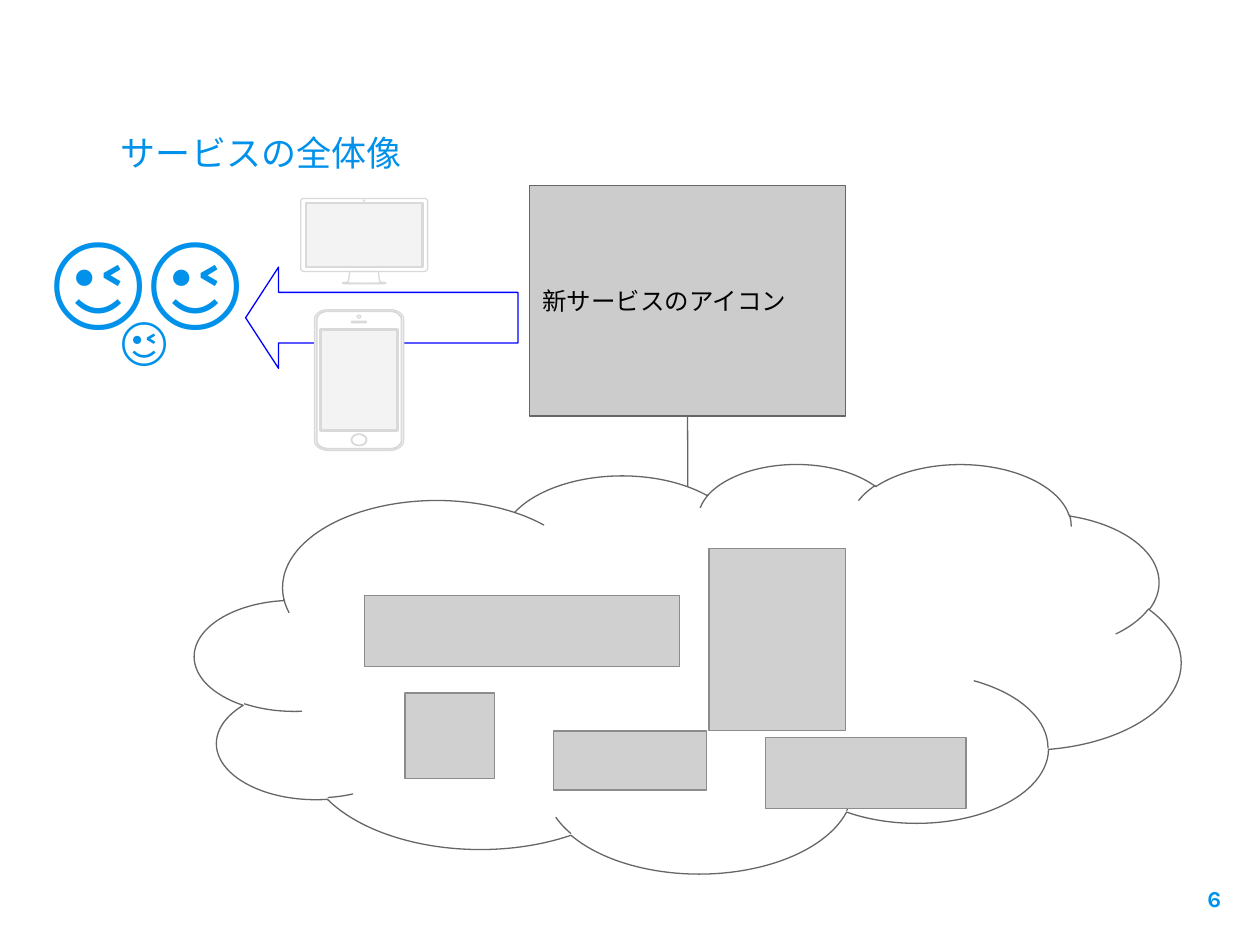
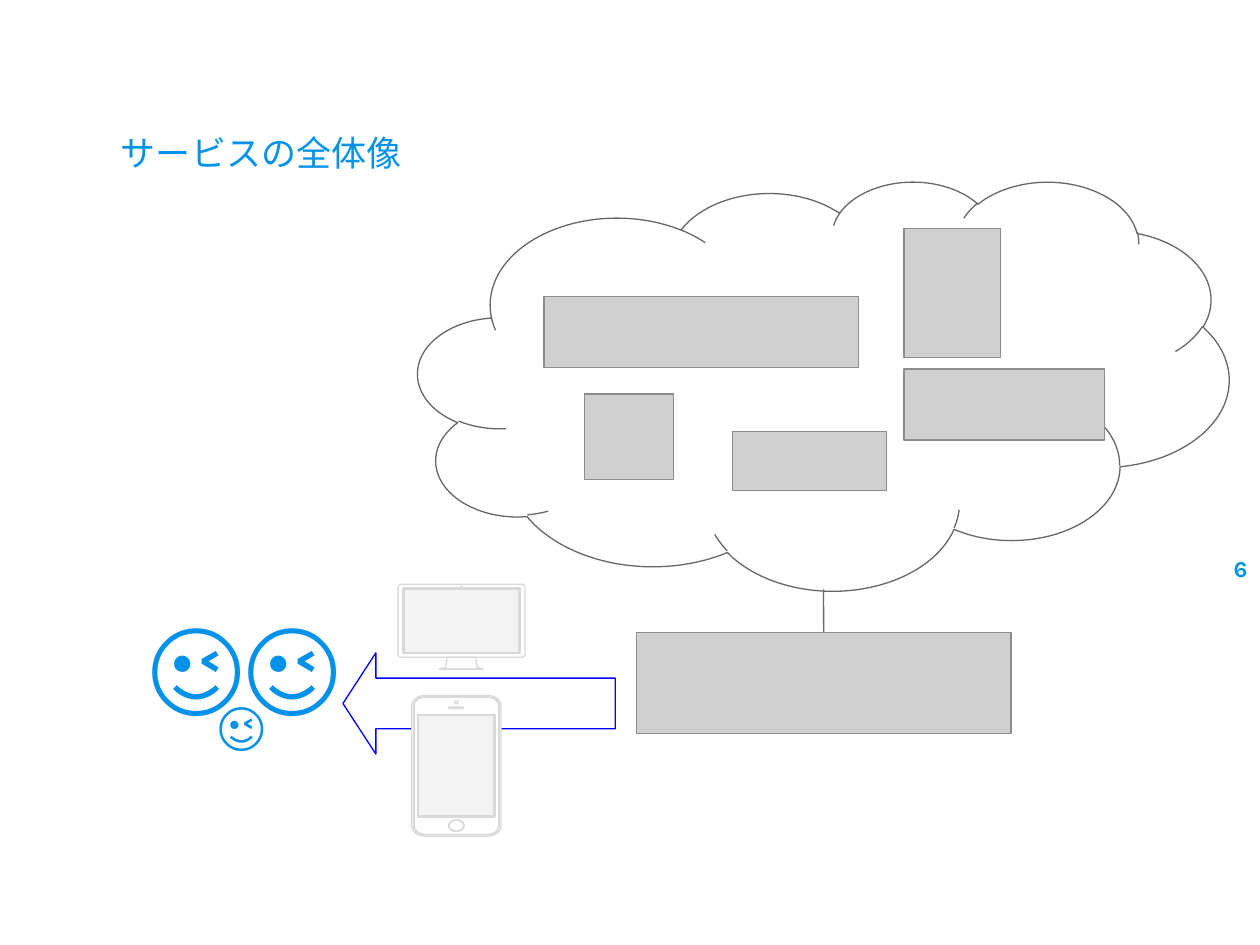
Before and after one commit to Orimai05/arritateam, a slide deck: slide 6 of slide/20190424-25_kaizen_bootcamp.pptx. Drawn at 1260x945 pixels with LibreOffice and Linux fonts; fonts in the diff are those of the drawing; grey boxes stand for pictures; background and template pictures are left out. Boxes give left, top, right and bottom in pixels: in the first picture for what was removed or moved away, otherwise in the second. Text is boxed around its words. In the diff, an @@ line names an element or a change of style, - is before the commit and + after.

```diff
--- a/slide/20190424-25_kaizen_bootcamp.pptx
+++ b/slide/20190424-25_kaizen_bootcamp.pptx
@@ cloud: place and size @@
-cloud at (195,464,1181,873)
+cloud at (418,181,1230,591)
@@ rectangle removed at (529,185,845,416) @@
-新サービスのアイコン
@@ picture: place and size @@
-picture at (709,548,845,731)
+picture at (903,228,1000,357)
@@ 3 pictures: place and size @@
-3 pictures at (364,596,707,790)
+3 pictures at (544,296,887,491)
@@ picture: place and size @@
-picture at (766,737,966,808)
+picture at (903,369,1104,440)
@@ line removed from (688, 416) to (688, 486) @@
@@ page number: place and size @@
-page number at (1207,892,1221,908)
+page number at (1234,562,1248,578)
@@ 2 texts, 2 freeform shapes, 2 rectangles, 1 left arrow: place and size @@
-2 texts, 2 freeform shapes, 2 rectangles, 1 left arrow at (11,161,518,451)
+2 texts, 2 freeform shapes, 2 rectangles, 1 left arrow at (108,547,615,837)
@@ line added from (824, 633) to (824, 590), #666666 0.75 pt @@
@@ picture added at (636,633,1011,733) @@
```
Also in this commit, not shown: 3 other slides changed, 1 slide added, 1 slide removed, 1 other file.
